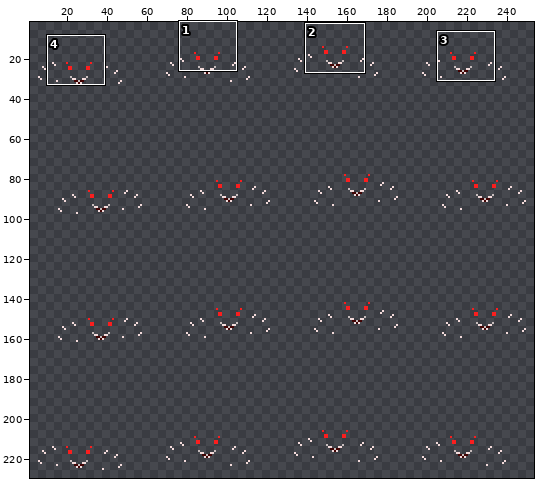
File history of a sprite sheet, Resources/Textures/Mobs/Aliens/Carps/dragon.rsi/alive-unshaded.png. The first picture is a wide view before the edit; the outline marks the close-up.
Close-up. As it was:
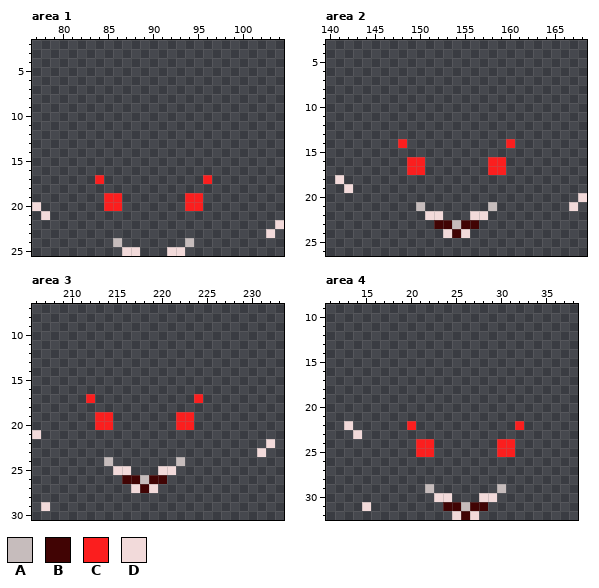
The file is 256x256 pixels. Shown: area 1: x 77..104, y 2..25; area 2: x 140..168, y 3..26; area 3: x 206..233, y 7..30; area 4: x 11..38, y 9..32. The wide view leaves out empty margins. The commit also changed other parts of the picture, which this record leaves out.
Palette (. is transparent): A #c6bcbc  B #410404  C #fb1e1e  D #f2dada
Pixels before, area 1, first column x 77:
17 .......C...........C........
18 ............................
19 ........CC.......CC.........
20 D.......CC.......CC.........
21 .D..........................
22 ...........................D
23 ..........................D.
24 .........A.......A..........
25 ..........DD...DD...........
Pixels before, area 2, first column x 141:
14 .......C...........C........
15 ............................
16 ........CC.......CC.........
17 ........CC.......CC.........
18 D...........................
19 .D..........................
20 ...........................D
21 .........A.......A........D.
22 ..........DD...DD...........
23 ...........BBABB............
24 ............DBD.............
Pixels before, area 3, first column x 206:
17 ......C...........C........
18 ...........................
19 .......CC.......CC.........
20 .......CC.......CC.........
21 D..........................
22 ..........................D
23 .........................D.
24 ........A.......A..........
25 .........DD...DD...........
26 ..........BBABB............
27 ...........DBD.............
28 ...........................
29 .D.........................
Pixels before, area 4, first column x 13:
22 D......C...........C
23 .D..................
24 ........CC.......CC.
25 ........CC.......CC.
26 ....................
27 ....................
28 ....................
29 .........A.......A..
30 ..........DD...DD...
31 ..D........BBABB....
32 ............DBD.....
After:
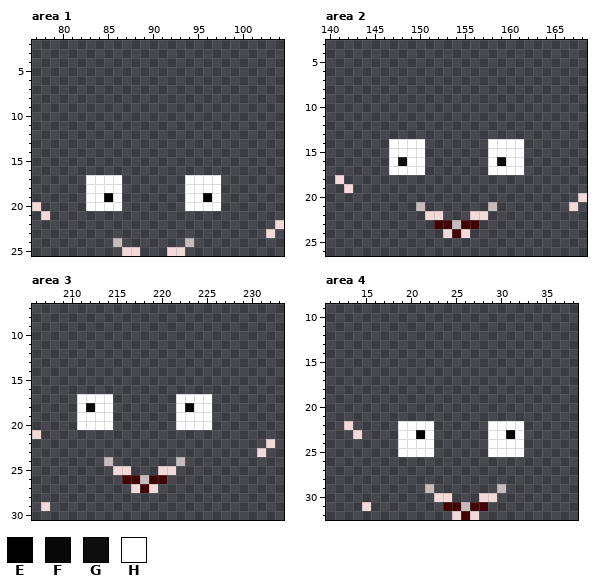
Colours new in this view: E #000000  F #080808  G #0e0e0e  H #ffffff
Diff:
Changed rows in their new state; - is an unchanged pixel.
Area 1:
first column x 83:
17 HHHH-------HHHH
18 HHHH-------HHHH
19 HHEH-------HHEH
20 HHHH-------HHHH
Area 2:
first column x 147:
14 HHHH-------HHHH
15 HHHH-------HHHH
16 HGHH-------HGHH
17 HHHH-------HHHH
Area 3:
first column x 211:
17 HHHH-------HHHH
18 HFHH-------HFHH
19 HHHH-------HHHH
20 HHHH-------HHHH
Area 4:
first column x 19:
22 HHHH------HHHH
23 HHEH------HHEH
24 HHHH------HHHH
25 HHHH------HHHH
Boxes around the changes in both close-ups, in picture pixels (x1, y1, x2, y2):
changed: (86, 175, 122, 211)
changed: (185, 175, 221, 211)
changed: (389, 139, 425, 175)
changed: (488, 139, 524, 175)
changed: (77, 394, 113, 430)
changed: (176, 394, 212, 430)
changed: (398, 421, 434, 457)
changed: (488, 421, 524, 457)
